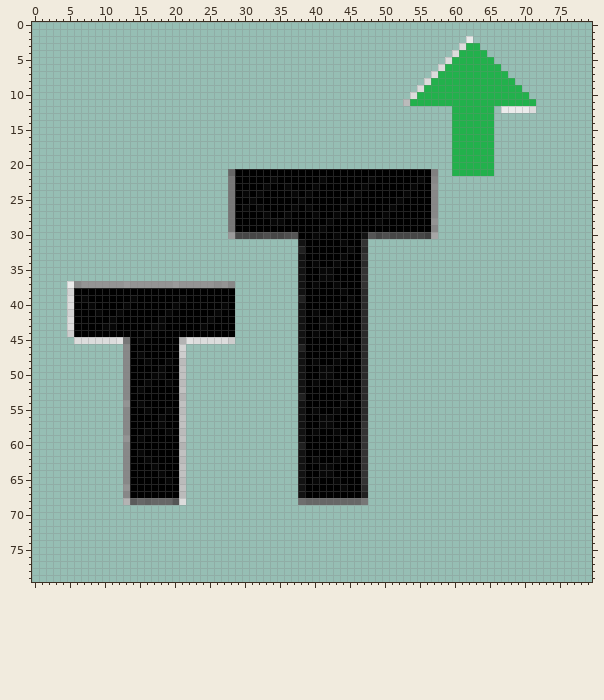
File history of a sprite sheet, ChessForge/Resources/Images/FontSizeUp.png. Above: the version before the commit.
The file is 80x80 pixels. Colours within 5 levels of each other are drawn and written as one.
After the commit:
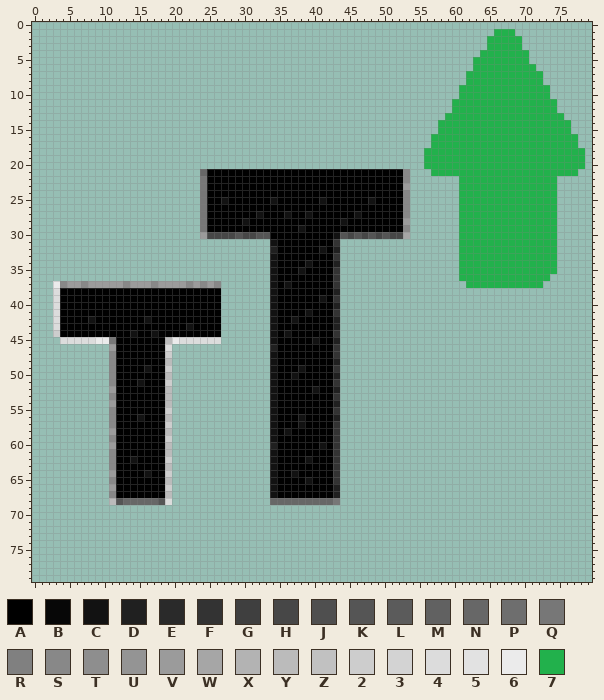
Palette (. is transparent): A #000000  B #070707  C #121212  D #202020  E #2a2a2a  F #333333  G #3f3f3f  H #474747  J #4f4f4f  K #555555  L #5b5b5b  M #616161  N #676767  P #6e6e6e  Q #777777  R #808080  S #888888  T #8e8e8e  U #949494  V #9b9b9b  W #a6a6a6  X #b3b3b3  Y #bbbbbb  Z #c1c1c1  2 #cdcdcd  3 #d3d3d3  4 #dcdcdc  5 #e2e2e2  6 #ebebeb  7 #22b14c
Edits made:
Changed rows in their new state; - is an unchanged pixel.
first column x 3:
 1 ---------------------------------------------------------------777----------
 2 -----------------------------------------------------------.--77777---------
 3 ----------------------------------------------------------...-77777---------
 4 ---------------------------------------------------------....-777777--------
 5 --------------------------------------------------------....---77777--------
 6 -------------------------------------------------------.....----77777-------
 7 ------------------------------------------------------.....------77777------
 8 -----------------------------------------------------......-------7777------
 9 ----------------------------------------------------......---------7777-----
10 ---------------------------------------------------.......----------777-----
11 --------------------------------------------------.......------------777----
12 ---------------------------------------------------------------777777777----
13 --------------------------------------------------------7------7777777777---
14 -------------------------------------------------------77------77777777777--
15 -------------------------------------------------------77------77777777777--
16 ------------------------------------------------------777------777777777777-
17 ------------------------------------------------------777------777777777777-
18 -----------------------------------------------------7777------7777777777777
19 -----------------------------------------------------7777------7777777777777
20 -----------------------------------------------------7777------7777777777777
21 ---------------------NAAAA------------------------S...777------777777777777-
22 ---------------------QAAAA-----A------A------A----S....---77777777777777----
23 ---------------------QAAAA----A--A---A------A-----V....---77777777777777----
24 ---------------------QAAAA-A-A----A-A------A------S....---77777777777777----
25 ---------------------QAACA--A--C---A--C---A--C---AS....---77777777777777----
26 ---------------------QAAAA-A-A----A-A----A------A-S....---77777777777777----
27 ---------------------QAAAA---CA--C--CA--A--C---A--S....---77777777777777----
28 ---------------------QAAAA-C---AA------A-C----A---V....---77777777777777----
29 ---------------------QAAAA---------C--A-----------S....---77777777777777----
30 ---------------------VHHHHK--KKAAAA--A--CKHKH--K--W....---77777777777777----
31 -------------------------------CAAAA----F....-------------77777777777777----
32 -------------------------------DAAAA--C-D....-------------77777777777777----
33 -------------------------------CAAAA----F....-------------77777777777777----
34 -------------------------------CAAAACA--D....-------------77777777777777----
35 -------------------------------CAAA---AAF....-------------77777777777777----
36 -------------------------------CAAAA--AAF....-------------7777777777777-----
37 6SVVSVVVVVSVVVSVV-VSVSVS..-----CACAA-A--F....--------------77777777777------
38 4AA---------------------..-----CAAAA----D....-------------------------------
39 4AA-A------A------A-----..-----CAAAA--C-F....-------------------------------
40 4AA--A----A------A------..-----CAAAA----D....-------------------------------
41 4AA---A--A------A------A..-----CAAAACA--F....-------------------------------
42 4AA--C--A----C-A------A-..-----CAACA--AAD....-------------------------------
43 4AA----AA-----AA---C-A--..-----CAAAA--AAD....-------------------------------
44 2AA--------C-AC---------..-----CACAA-A--F....-------------------------------
45 -44---66QAA-A---Y644----..-----CAAAA-C--D....-------------------------------
46 --------VAA-----4..------------DAAAA----F....-------------------------------
47 --------SAA-A---2..------------CAAAA----F....-------------------------------
48 --------SAA--A--Y..------------CAAAA-A--D....-------------------------------
49 --------SAA--C-A2..------------CAAA---AAF....-------------------------------
50 --------SAA---AAY..------------CAACA--AAD....-------------------------------
51 --------SAA-CA--2..------------CAAAA-A--F....-------------------------------
52 --------VAA-A---Y..------------CAAAA-C--D....-------------------------------
53 --------SAA-----Y..------------CAAAA----F....-------------------------------
54 --------VAA-A---Y..------------CAAAA----D....-------------------------------
55 --------SAA--A--2..------------CAAAA-A--F....-------------------------------
56 --------SAA-C--AY..------------CAAA---AAD....-------------------------------
57 --------SAA----A2..------------CAAA---AAF....-------------------------------
58 --------VAA--A--Y..------------CACAA-A--F....-------------------------------
59 --------SAA-A---2..------------CAAAA----F....-------------------------------
60 --------VAA-----Y..------------DAAAA--C-F....-------------------------------
61 --------SAA-A---Y..------------CAAAA----F....-------------------------------
62 --------SAAC-A--2..------------CAAAACA--F....-------------------------------
63 --------SAA---A-Y..------------CAAAA--AAF....-------------------------------
64 --------VAA--C-A2..------------CAACA--AAF....-------------------------------
65 --------SAA-----Y..------------CAAAACA--F....-------------------------------
66 --------VAA-----2..------------CAAAA----D....-------------------------------
67 --------SAA-----Y..------------CAAAA----D....-------------------------------
68 --------YKNN-N-K4..------------NNNNN----Q....-------------------------------
